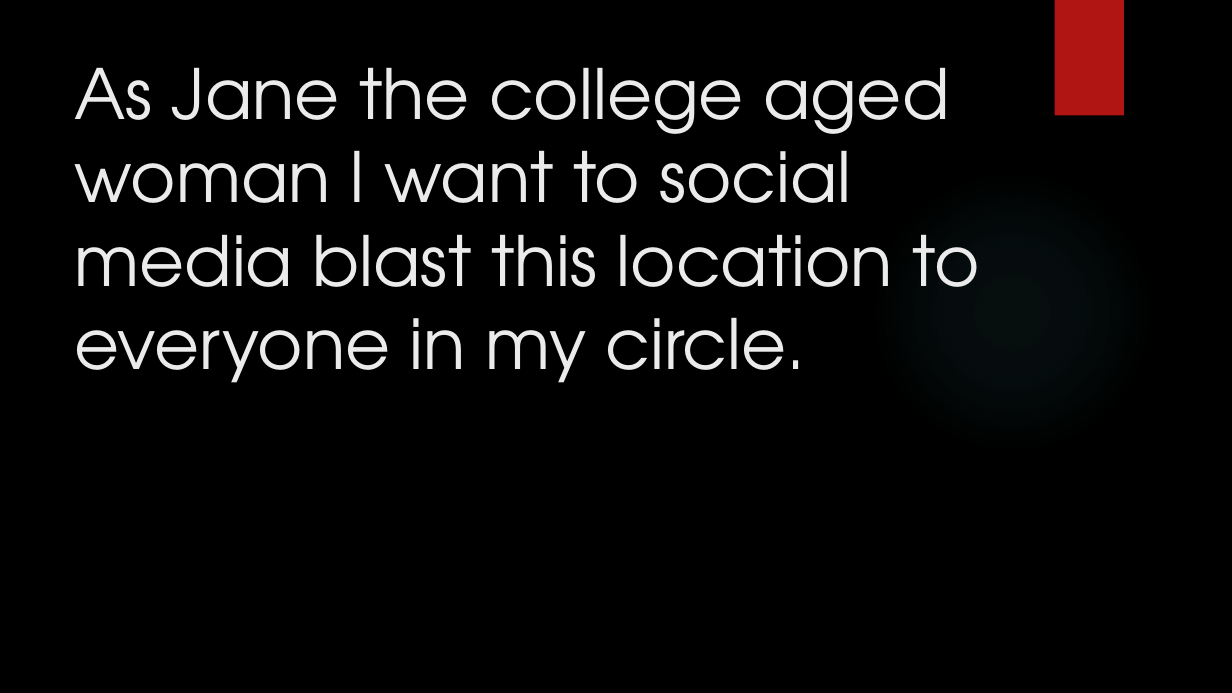
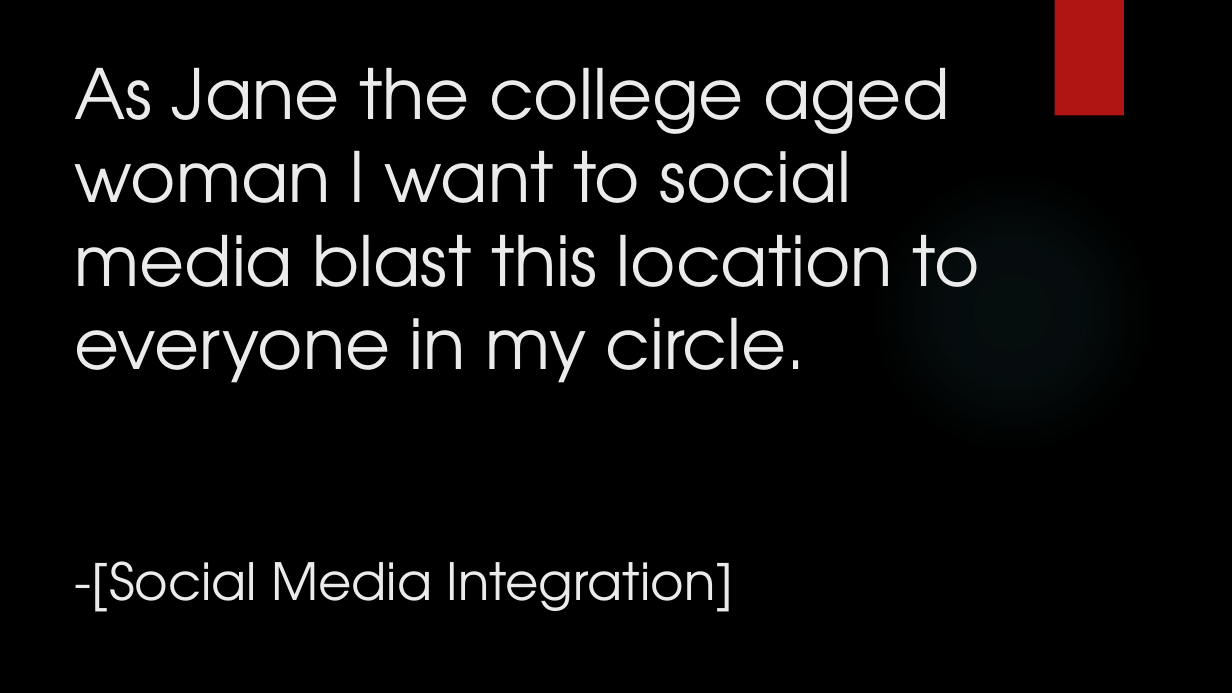
Before and after one commit to junmin-yee/Landmarked, a slide deck: slide 19 of Technology Presentation.pptx. Drawn at 1232x693 pixels with LibreOffice and Linux fonts; fonts in the diff are those of the drawing; background and template pictures are left out. Boxes give left, top, right and bottom in pixels: in the first picture for what was removed or moved away, otherwise in the second. Text is boxed around its words. In the diff, an @@ line names an element or a change of style, - is before the commit and + after.

```diff
--- a/Technology Presentation.pptx
+++ b/Technology Presentation.pptx
@@ title at box(75, 67, 979, 612): text changed @@
-As Jane the college aged woman I want to social media blast this location to everyone in my circle.
+As Jane the college aged woman I want to social media blast this location to everyone in my circle.
+-[Social Media Integration]
```
Also in this commit, not shown: 14 other slides changed.
